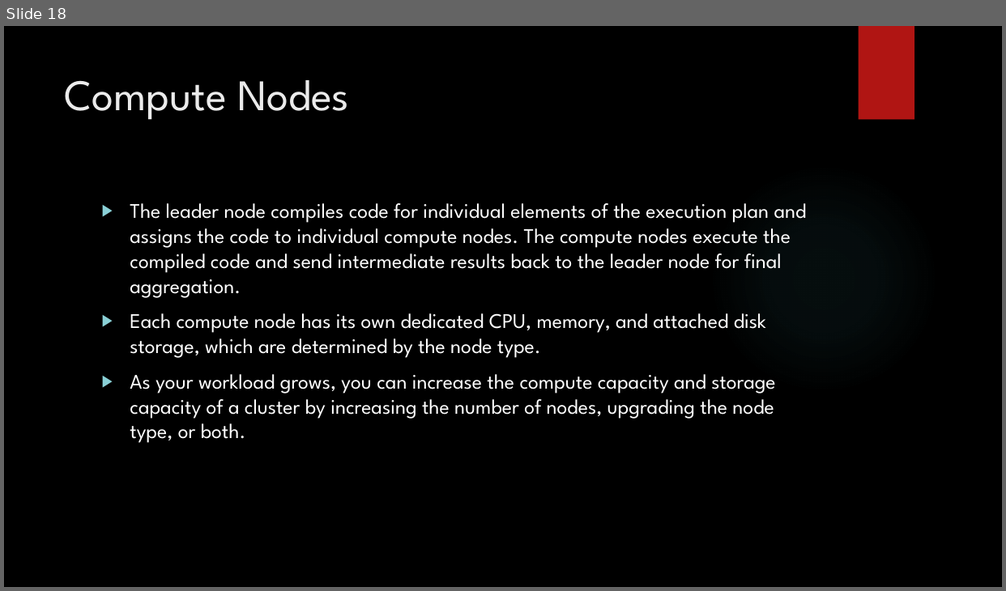
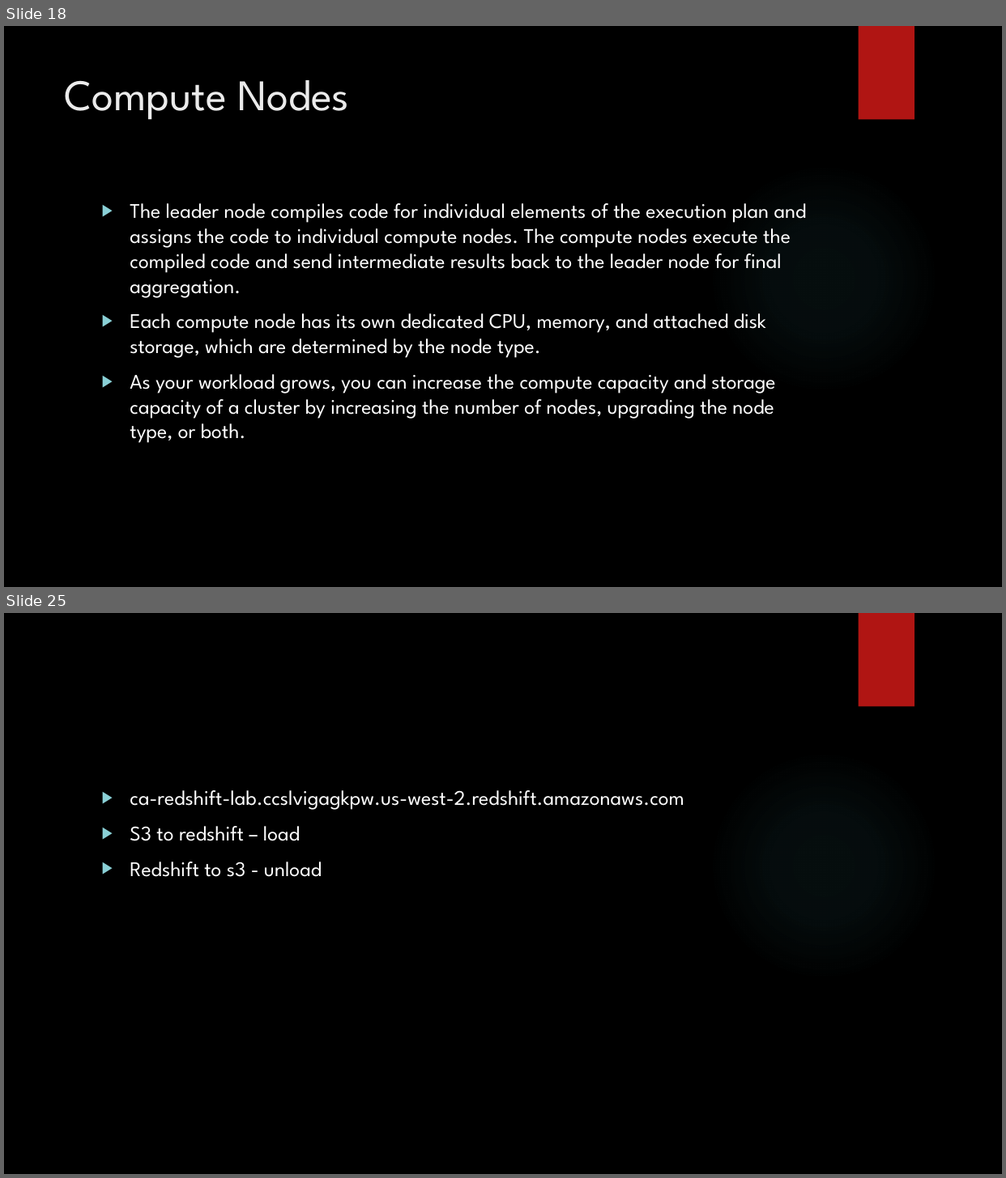
Before and after one commit to karthick1808/Hadoop, a slide deck: RedShift.pptx. Shown one above the other, each under a label of ours: slide 18 before the commit, slides 18 and 25 after it; the slides between them are not shown. The pictures are 1006x591 and 1006x1178 pixels, drawn with LibreOffice and Linux fonts; fonts in the diff are those of the drawing; background and template pictures are left out. Boxes give left, top, right and bottom in pixels: in the first picture for what was removed or moved away, otherwise in the second. Text is boxed around its words. In the diff, an @@ line names an element or a change of style, - is before the commit and + after.

```diff
--- a/RedShift.pptx
+++ b/RedShift.pptx
@@ slide 25 added at [4, 613, 1002, 1174], background picture (left out); not listed: 2 template elements that a slide beside it also shows @@
@@ text added at [130, 790, 684, 877], 20 pt, text #FFFFFF @@
+▶ ca-redshift-lab.ccslvigagkpw.us-west-2.redshift.amazonaws.com
+▶ S3 to redshift – load
+▶ Redshift to s3 - unload
```
Also in this commit, not shown: 6 other slides added, 4 other files.
